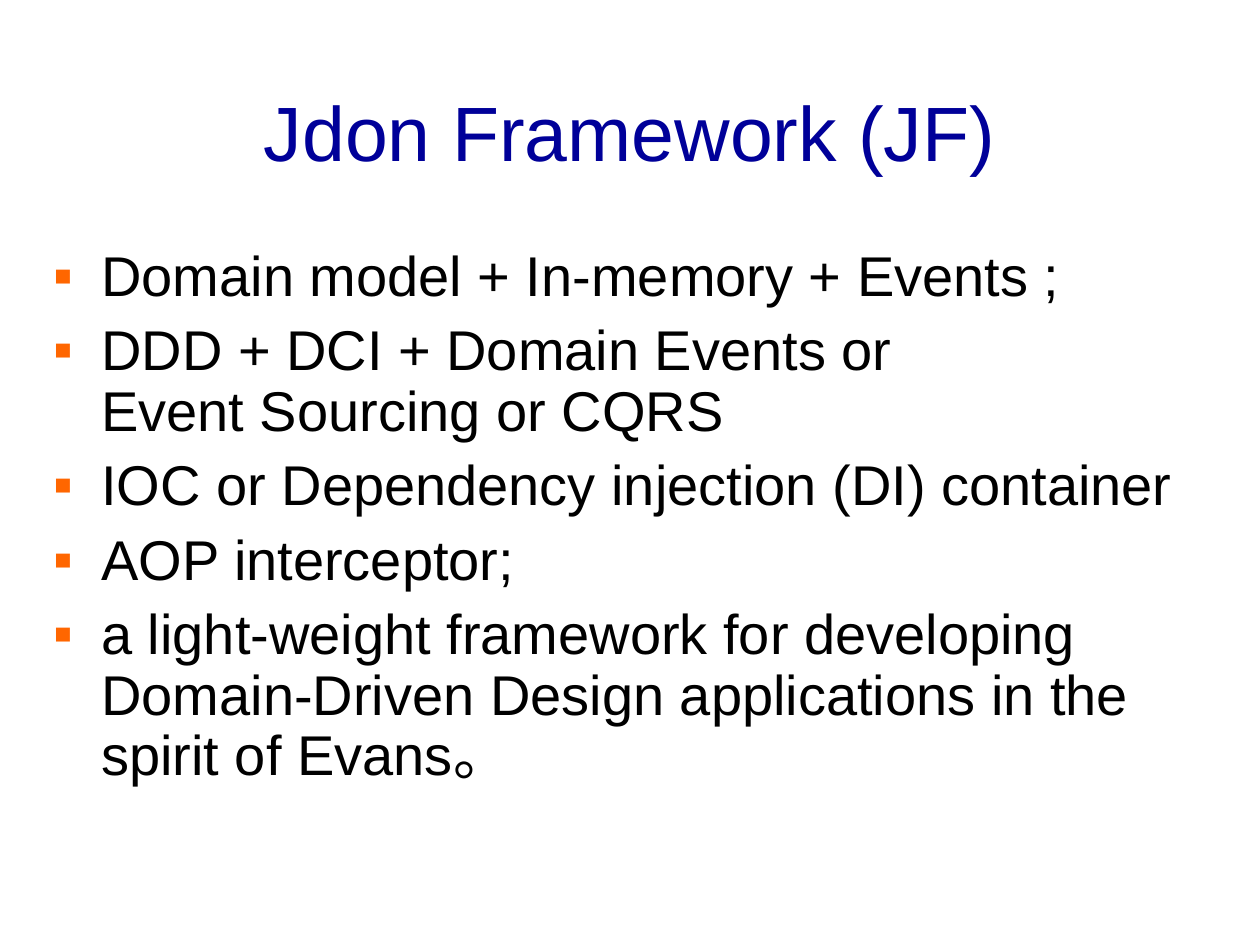
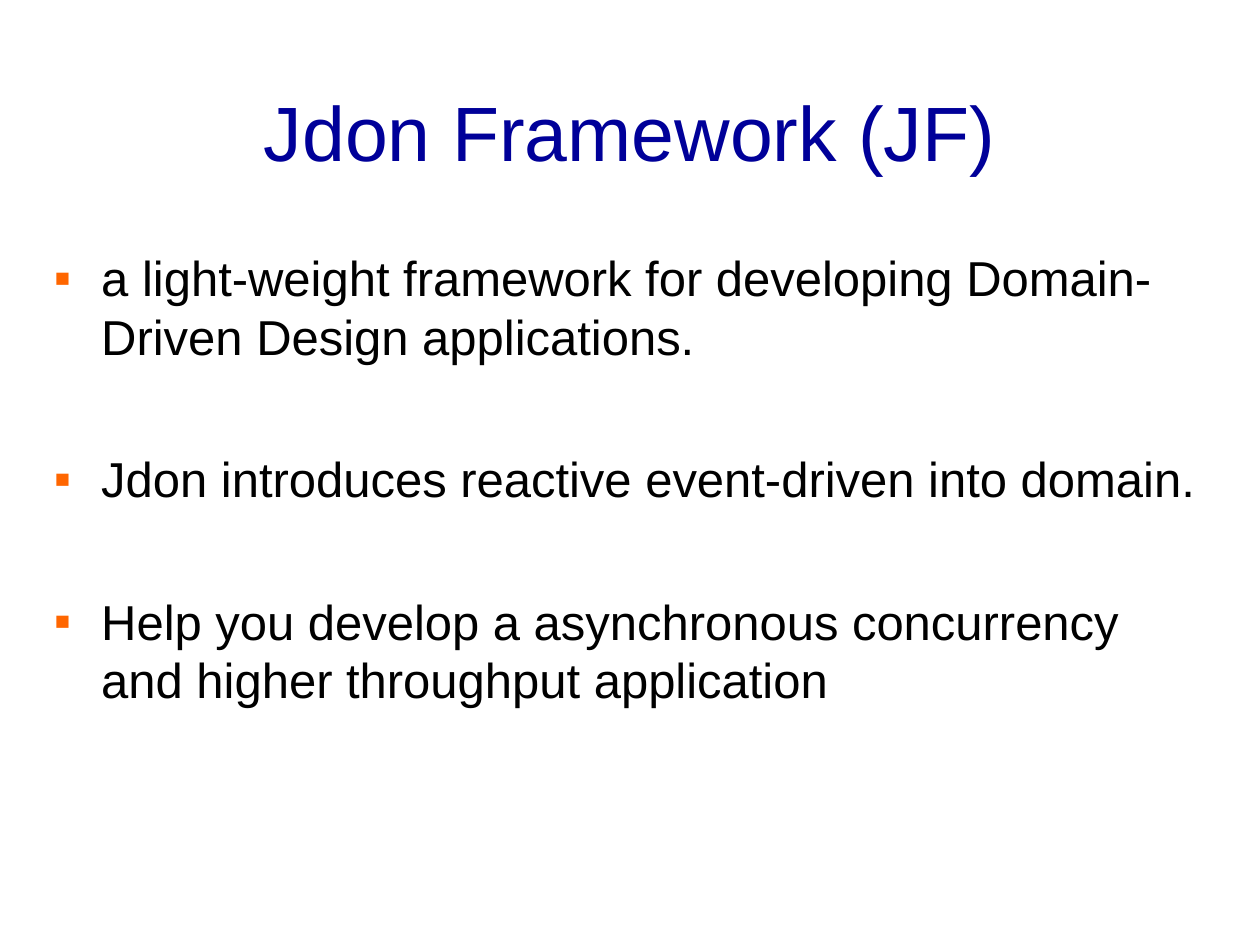
Before and after one commit to banq/banq.github.io, a slide deck: slide 5 of JdonFramework.ppt. Drawn at 1260x945 pixels with LibreOffice and Linux fonts; fonts in the diff are those of the drawing; background and template pictures are left out. Boxes give left, top, right and bottom in pixels: in the first picture for what was removed or moved away, otherwise in the second. Text is boxed around its words. In the diff, an @@ line names an element or a change of style, - is before the commit and + after.

```diff
--- a/JdonFramework.ppt
+++ b/JdonFramework.ppt
@@ text at <box>101,260,1195,709</box>: text changed; size 32 to 28 pt @@
-▪ Domain model + In-memory + Events ;
-▪ DDD + DCI + Domain Events or Event Sourcing or CQRS
-▪ IOC or Dependency injection (DI) container
-▪ AOP interceptor;
-▪ a light-weight framework for developing Domain-Driven Design applications in the spirit of Evans。
+▪ a light-weight framework for developing Domain-Driven Design applications.
+▪ Jdon introduces reactive event-driven into domain.
+▪ Help you develop a asynchronous concurrency and higher throughput application
```
Also in this commit, not shown: 6 slides added, 1 slide removed, 1 other file.
